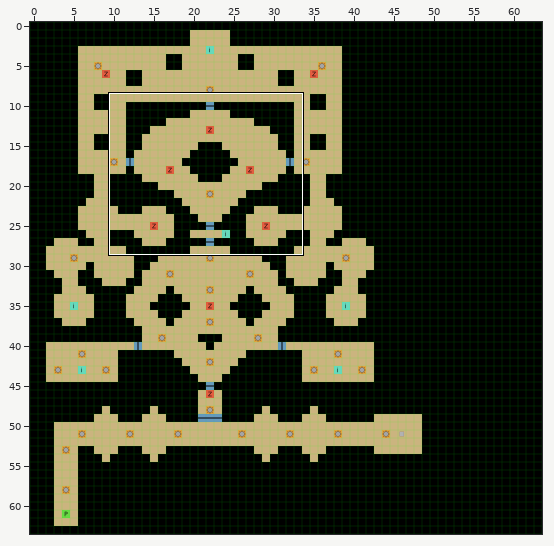
Tiled map (JSON) -- assets/maps/chap2.json. Above: a wide view before the commit, with the close-up outlined.
Close-up. First the earlier version:
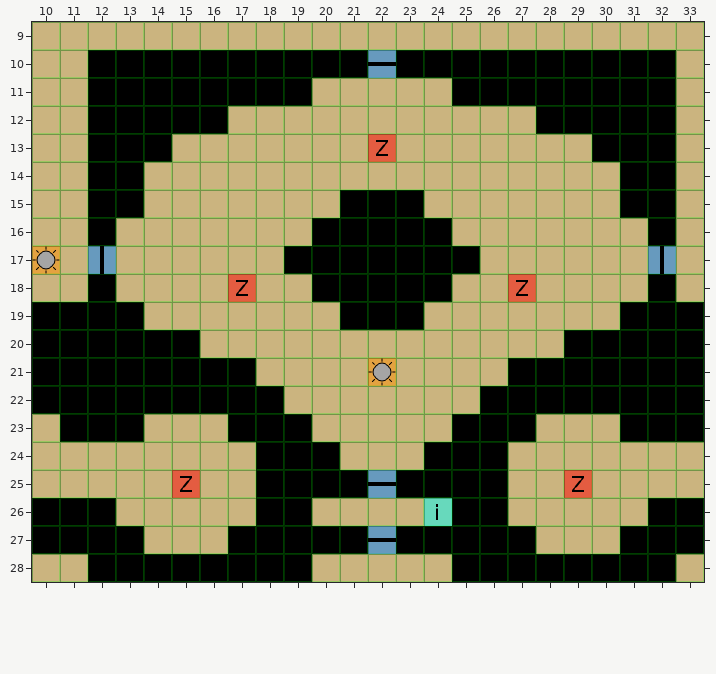
Cells are 32x32 px. Shown: x 10..33, y 9..28. The commit also changed other parts of the map, which this record leaves out.
Once edited:
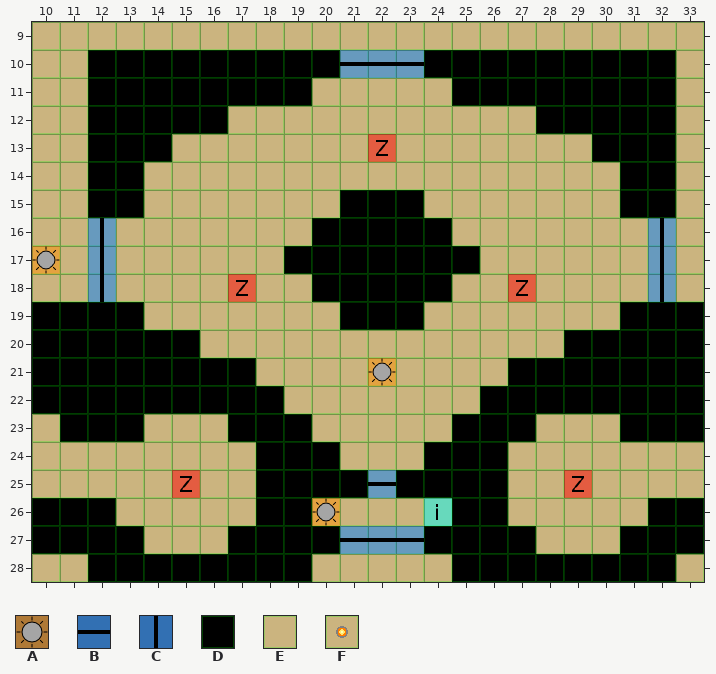
Key: from "items": A 0, B 3, C 4; from "terrain": D 0, E 1, F 8.
_ is an empty cell.
Objects are placed by their top-left corner, in cells (3,4 is the top-left corner of cell 3,4); size is 1x1 cell unless given.
Author's note on the commit: Updated doors (and lights again ?)
From old to new:
{"where": "layer \"map\""}
{"y":10,"x":21,"old":"D","new":"E"}
{"y":10,"x":23,"old":"D","new":"E"}
{"y":16,"x":12,"old":"D","new":"E"}
{"y":16,"x":32,"old":"D","new":"E"}
{"y":18,"x":12,"old":"D","new":"E"}
{"y":18,"x":32,"old":"D","new":"E"}
{"y":26,"x":20,"old":"E","new":"F"}
{"y":27,"x":21,"old":"D","new":"E"}
{"y":27,"x":23,"old":"D","new":"E"}
{"where": "layer \"lights\""}
{"now": "A \"Light\" at 20,26"}
{"where": "layer \"doors\""}
{"was": "outside this view", "now": "B \"HDoor\" at 21,10"}
{"now": "B \"HDoor\" at 23,10"}
{"now": "C \"VDoor\" at 32,16"}
{"now": "C \"VDoor\" at 12,16"}
{"now": "C \"VDoor\" at 32,18"}
{"now": "C \"VDoor\" at 12,18"}
{"now": "B \"HDoor\" at 23,27"}
{"now": "B \"HDoor\" at 21,27"}
{"label":"changed","picture_box":[340,50,368,78]}
{"label":"changed","picture_box":[396,50,424,78]}
{"label":"changed","picture_box":[88,218,116,246]}
{"label":"changed","picture_box":[648,218,676,246]}
{"label":"changed","picture_box":[88,274,116,302]}
{"label":"changed","picture_box":[648,274,676,302]}
{"label":"changed","picture_box":[312,498,368,554]}
{"label":"changed","picture_box":[396,526,424,554]}
